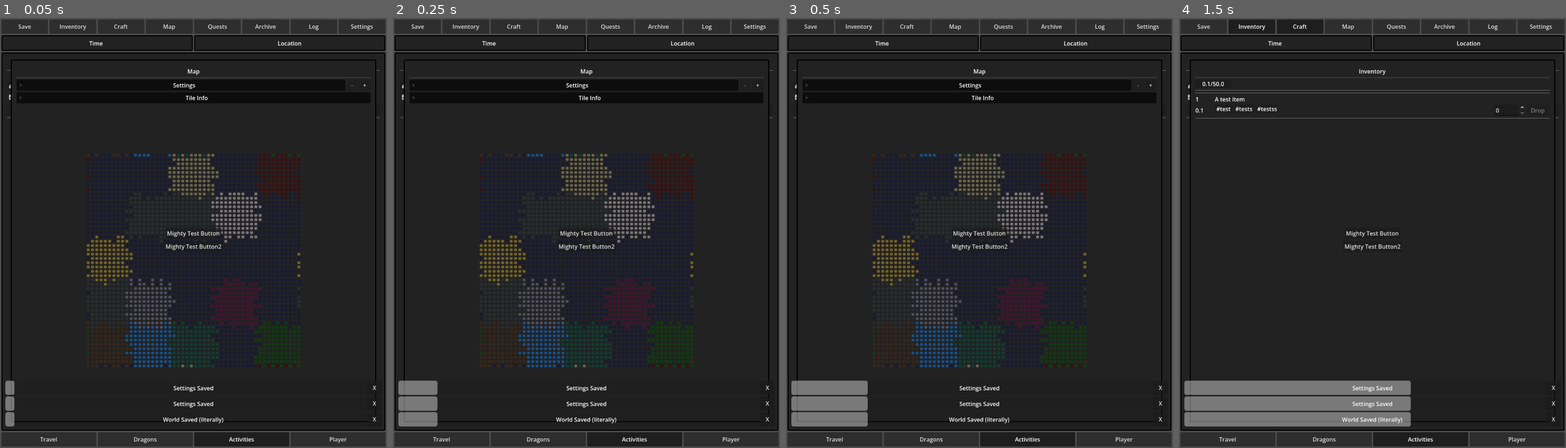
Above: before the commit, frames 1-4 (left to right).
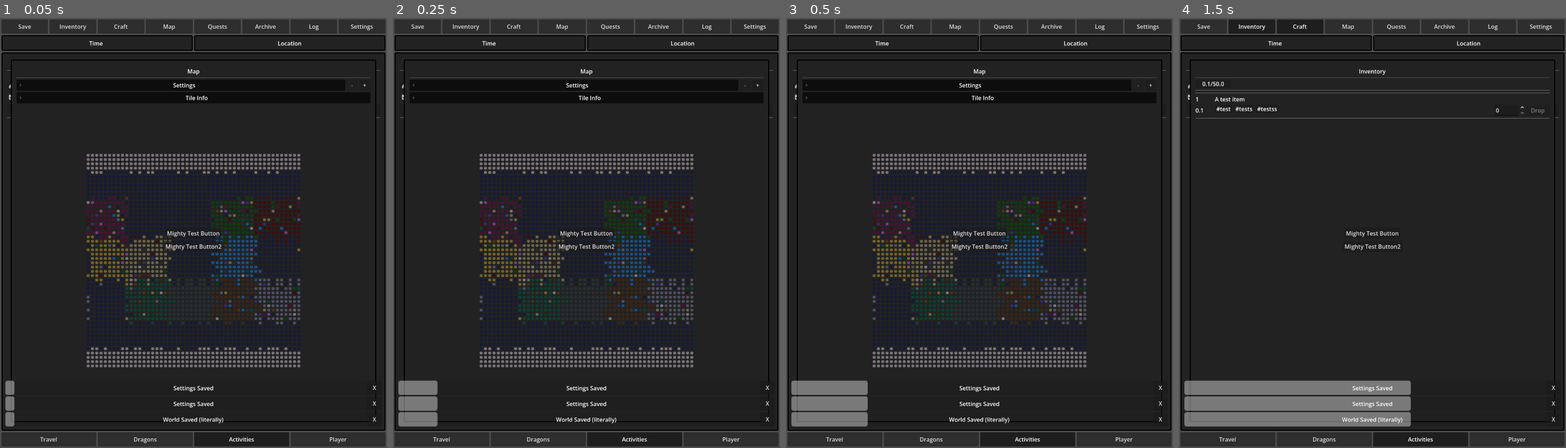
Above: after the commit, the same moments.

Repository: PixelFromTheMixery/codex-eletia
Game: Godot game, scene res://scenes/control_base.tscn
Same seed, same stepped clock (60 frames per second), same inputs: the game is played once before the commit and once after it.
Inputs:
- Up to frame 1 (0.05 s): no input
- Up to frame 2 (0.25 s): no input
- Up to frame 3 (0.5 s): no input
- Up to frame 4 (1.5 s): click "Inventory" at 0.5 s; click "Craft" at 1.25 s

The runs differ from the first frame. In frame 1, 7.4% of the frame differs, in the area x 22-78%, y 31-82%; in frame 2, 7.4%; in frame 3, 7.4%; in frame 4, nothing differs.

Commit message:
ice cap generation

Diff:
--- a/scripts/classes/world_class.gd
+++ b/scripts/classes/world_class.gd
@@ -25,6 +25,7 @@
 
 
 var chunk_size: int
+var half_chunk: int
 var segments: int
 var full_size: int
 var colour_keys: Array[String] = Shared.COLOUR_MAP.keys().duplicate()
@@ -35,20 +36,26 @@
 var poi_map: Dictionary[Array, Dictionary]
 
 
-
 func recreate_world(grid_map):
 	reset_world(grid_map)
 	determine_patches()
 	generate_basic_grid()
 	patch_application()
+	#tile_check()
 	ruffle_edges()
 	#locations()
-	#tile_deviation()
+	tile_deviation()
 	World.tiles = world_tiles
 	Save.save_world()
 
+func tile_check():
+	for tile in world_tiles:
+		if "essence" not in world_tiles[tile].keys():
+			pass
+
 func reset_world(grid_map: GridContainer):
 	chunk_size = World.chunk_size
+	half_chunk = chunk_size / 2
 	segments = World.chunk_segments
 	full_size = chunk_size * segments
 	var existing_tiles = grid_map.get_children()
@@ -59,12 +66,12 @@
 
 func determine_patches():
 	var available_patches: Array[String] = colour_keys.duplicate()
-	var missing_cultures: Array[String] = ["Time", "Space", "Mystic"]
+	var missing_cultures: Array[String] = ["Time", "Space", "Mystic", "Ice"]
 	available_patches = available_patches.filter(func(patch):
 		return not patch in missing_cultures
 	)
 
-	while len(available_patches) < segments*segments :
+	while len(available_patches) < segments*(segments-2):
 		if randf() < 0.75:
 			available_patches.append("Sea")
 		else:
@@ -73,8 +80,25 @@
 
 	for y in range(segments):
 		for x in range(segments):
-			if not available_patches.is_empty():
-				patches[Rect2i(chunk_size*x, chunk_size*y, chunk_size,chunk_size)]= available_patches.pop_back()
+			print(len(available_patches))
+			var patches_left = available_patches.duplicate()
+			patches_left.reverse()
+			print(patches_left)
+			var current_chunk_h = chunk_size
+			var y_offset = 0
+			var essence = "Ice"
+			if y == 0:
+				current_chunk_h = half_chunk
+
+			elif y == segments - 1:
+				current_chunk_h = half_chunk
+				y_offset = (y * chunk_size) + (half_chunk)
+			else:
+				y_offset = (y * chunk_size)
+				essence = available_patches.pop_back()
+
+			var rect = Rect2i(x * chunk_size, y_offset, chunk_size, current_chunk_h)
+			patches[rect] = essence
 
 
 func generate_basic_grid():
@@ -83,7 +107,8 @@
 			var current_pos = [x,y]
 			var tile_data = {
 				"coords": current_pos,
-				"discovered": true
+				"discovered": true,
+				"essence": "Sea"
 			}
 			world_tiles[current_pos] = tile_data
 
@@ -113,7 +138,7 @@
 			var idx = edge_to_offset_idx[tile_data.side]
 			var neighbor_tile = neighbours[OFFSETS[idx]]
 
-			if randf() < 0.4:
+			if randf() < 0.6:
 				actual_tile["essence"] = neighbor_tile["essence"]
 
 func locations():
@@ -156,10 +181,10 @@
 
 func tile_deviation():
 	for tile in world_tiles:
-		if randf() < 0.15:
+		if randf() < 0.2:
 			var new_essence = colour_keys.pick_random()
 			var current_tile = world_tiles[tile]
-			if current_tile["essence"] != new_essence and current_tile["essence"] not in ["Sea", "Mountain"]:
+			if current_tile["essence"] != new_essence and current_tile["essence"] not in ["Sea", "Mountain", "Ice"]:
 				current_tile["type"] = current_tile["essence"]
 				current_tile["essence"] = new_essence
 				current_tile["tile_id"] = current_tile["type"]+new_essence
